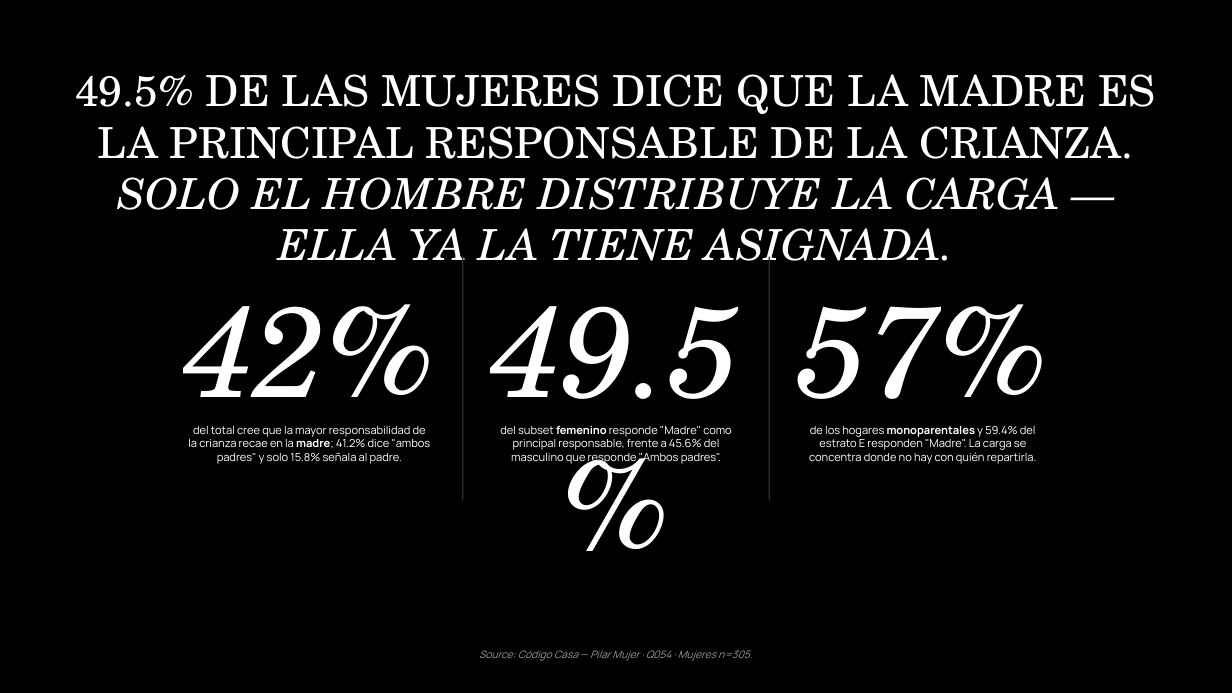
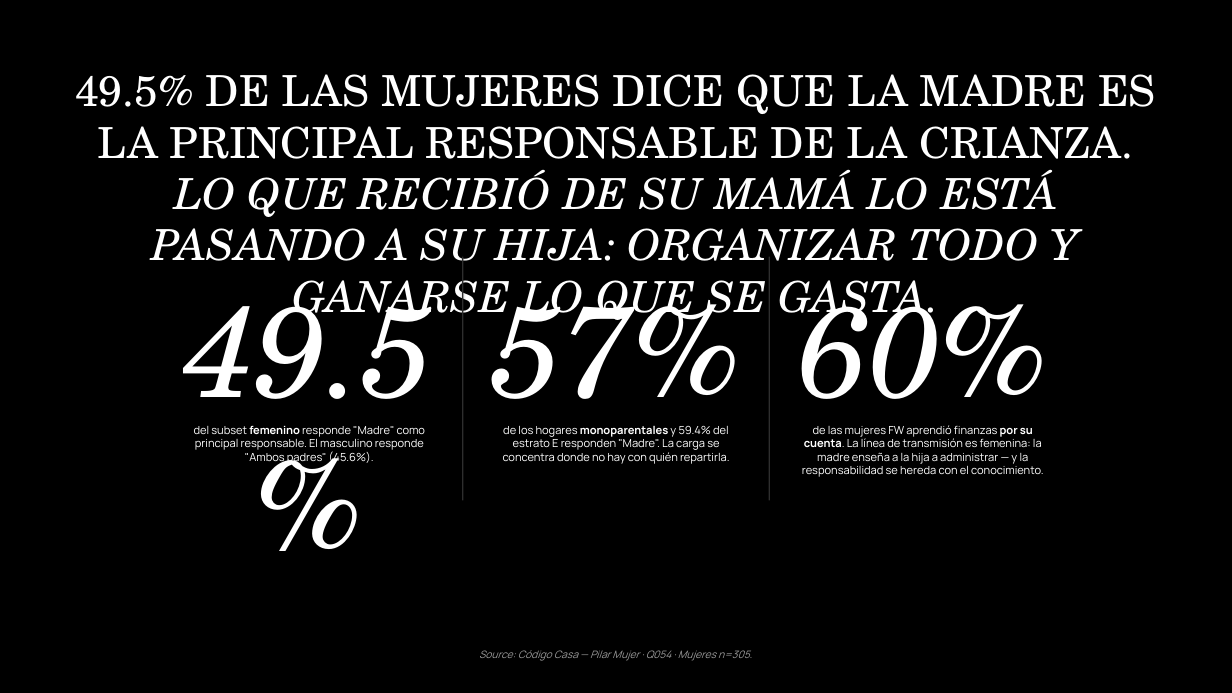
Before and after one commit to jeremyninja/c-digocasa-cerebro, a slide deck: slide 2 of Agentes Hallazgos/mujer-v3-deck-flat.pptx. Drawn at 1232x693 pixels with LibreOffice and Linux fonts; fonts in the diff are those of the drawing. Boxes give left, top, right and bottom in pixels: in the first picture for what was removed or moved away, otherwise in the second. Text is boxed around its words. In the diff, an @@ line names an element or a change of style, - is before the commit and + after.

Commit message:
Mujer v3 — aplicación 5 Cruces del Protocolo de Lectura en Tensión
5 hallazgos reescritos manualmente con el framework recién agregado:

A01 (crianza recae en madre 49.5%) — Cruce 5 transmisión intergeneracional
  + Stat nuevo: 60% aprendió finanzas por su cuenta, la línea es femenina
  + Verbatim nuevo: 'mi mamá me mandaba a vender conconetes'

A06 (48.5% no hace nada por salud) — Cruce 3 sospecha del 'nada'
  + Stat nuevo: '"Nada" es categoría declarada, no práctica real'
  + Verbatim nuevo: 'aunque mis hijos se lleven 100% uno se queda rezagado'

B03 (74% planifica) — Cruce 1 contradicción con B07
  + Italic nuevo: 'aun así el 50% no logra ahorrar (ver hallazgo siguiente)'

B05 (orgullo solo 5.5%) — Cruce 2 brecha semántica
  + Headline reframeado al orgullo del cuali
  + Stat nuevo: '"Logro" no aparece en cuali; sí aparece resistencia'
  + Verbatim nuevo: 'orgullosa de haberme mudado sola'

B07 (50% no ahorra) — Cruce 1 reverso de B03
  + Italic nuevo: 'no se está olvidando: no le queda nada'

B08 (40% proveedora) — Cruce 1 autonomía + sobrecarga
  + Italic nuevo: 'decide sola (79.6%) y hace tareas también (66%)'
  + Stat nuevo: cruce CC × FW mostrando coexistencia

Deck regenerado con 48 slides, dimensiones v6 (10×3cm stats, 50pt headline, etc.).

```diff
--- a/Agentes Hallazgos/mujer-v3-deck-flat.pptx
+++ b/Agentes Hallazgos/mujer-v3-deck-flat.pptx
@@ text at (75, 74, 1156, 324): text changed; italic on @@
-49.5% DE LAS MUJERES DICE QUE LA MADRE ES LA PRINCIPAL RESPONSABLE DE LA CRIANZA. SOLO EL HOMBRE DISTRIBUYE LA CARGA — ELLA YA LA TIENE ASIGNADA.
+49.5% DE LAS MUJERES DICE QUE LA MADRE ES LA PRINCIPAL RESPONSABLE DE LA CRIANZA. LO QUE RECIBIÓ DE SU MAMÁ LO ESTÁ PASANDO A SU HIJA: ORGANIZAR TODO Y GANARSE LO QUE SE GASTA.
@@ text at (184, 280, 434, 433): text changed @@
-42%
+49.5%
@@ text at (491, 280, 741, 433): text changed @@
-49.5%
+57%
@@ text at (798, 280, 1048, 433): text changed @@
-57%
+60%
@@ text at (194, 425, 425, 464): text changed @@
-del total cree que la mayor responsabilidad de la crianza recae en la madre; 41.2% dice "ambos padres" y solo 15.8% señala al padre.
+del subset femenino responde "Madre" como principal responsable. El masculino responde "Ambos padres" (45.6%).
@@ text at (503, 426, 730, 464): text changed @@
-del subset femenino responde "Madre" como principal responsable, frente a 45.6% del masculino que responde "Ambos padres".
+de los hogares monoparentales y 59.4% del estrato E responden "Madre". La carga se concentra donde no hay con quién repartirla.
@@ text at (802, 425, 1044, 477): text changed @@
-de los hogares monoparentales y 59.4% del estrato E responden "Madre". La carga se concentra donde no hay con quién repartirla.
+de las mujeres FW aprendió finanzas por su cuenta. La línea de transmisión es femenina: la madre enseña a la hija a administrar — y la responsabilidad se hereda con el conocimiento.
```
Also in this commit, not shown: 8 other slides changed, 1 other file.
